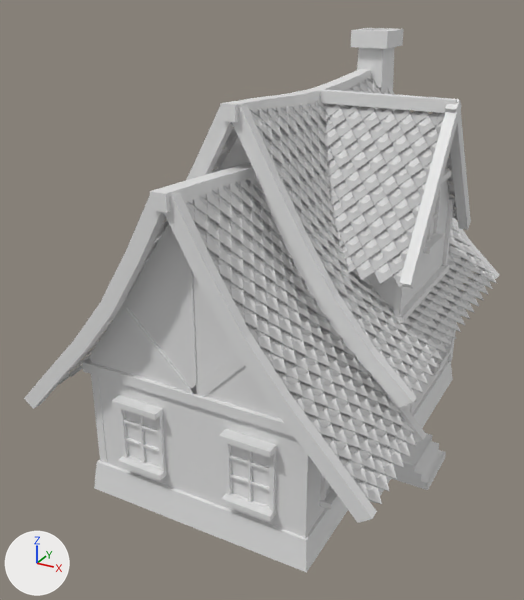
Before and after pictures for a commit that changed the glTF model public/model/house.glb.
Before and after are seen from a 50 mm lens placed at (14.2, 6.1, 20.9), pointed at (-0.9, 33.6, 7.2). Every picture has the same lights, and +X, +Y and +Z are marked at lower left. Where no turn or scale is listed for an object, it has been applied to the vertices. Vertices at the same position are counted once.

The scene before the commit, as lines of its bpy script (objects in view):
```python
me_cube_113 = bpy.data.meshes.new('Cube.113')
me_cube_113.from_pydata(...)  # 33117 vertices, 58846 faces; spans x -8.0..8.0, y -12.3..8.4, z -1.4..17.4
me_plane_051 = bpy.data.meshes.new('Plane.051')
me_plane_051.from_pydata(...)  # 24 vertices, 12 faces; spans x -0.88..0.88, y -0.02, z -1.33..1.32
me_plane_052 = bpy.data.meshes.new('Plane.052')
me_plane_052.from_pydata(...)  # 24 vertices, 12 faces; spans x -0.88..0.88, y -0.02, z -1.33..1.32
ob_glass_007 = bpy.data.objects.new('Glass.007', me_plane_051)
ob_glass_007.location = (-2.52, 26.15, 3.53)
ob_glass_008 = bpy.data.objects.new('Glass.008', me_plane_052)
ob_glass_008.location = (2.67, 26.15, 3.53)
ob_housewall_003 = bpy.data.objects.new('HouseWall.003', me_cube_113)
ob_housewall_003.location = (0.0, 37.06, 1.26)
```
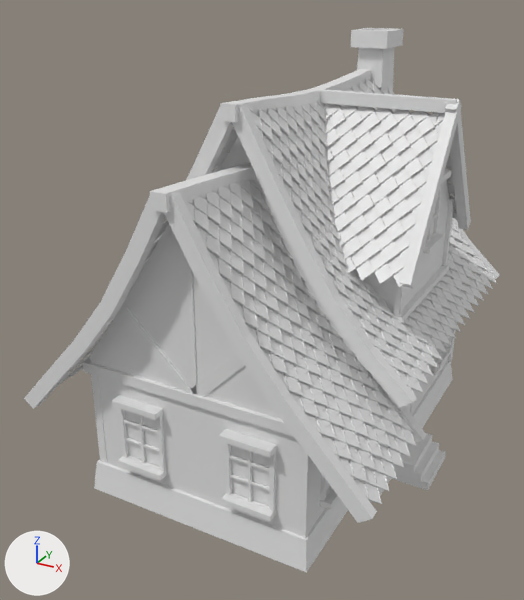
The newer file is also rescaled (x0.488), turned or shifted as a whole; pictures and numbers use the older file's frame.

Location of each change, (x1, y1, x2, y2) in pixels of the pictures (524 x 600 px):
part 1 of me_cube_113, cut back: before (66, 77, 484, 499); after (393, 251, 404, 316)
'Glass.008', unchanged, covered by the edit: before (231, 445, 270, 506)
'EmissiveGlass.008', unchanged, uncovered by the edit: after (231, 445, 270, 506)

Diff of the bpy script that builds the scene:
```diff
--- a/public/model/house.glb.py
+++ b/public/model/house.glb.py
@@ me_cube_113 @@
 # used by ob_housewall_003; location = (0.0, 37.06, 1.26)
-me_cube_113.from_pydata(...)  # 33117 vertices, 58846 faces; spans x -8.0..8.0, y -12.3..8.4, z -1.4..17.4
+me_cube_113.from_pydata(...)  # 31521 vertices, 55668 faces; spans x -8.0..8.0, y -12.3..8.4, z -1.4..17.4
+# me_cube_113 part 1: 1 vertex moved within x 5.8, y -3.6, z 6.3; 1596 vertices removed from x -7.3..7.3, y -11.7..6.9, z 3.4..15.3
+# me_cube_113 part 2: the surface is now shaded flat
```
